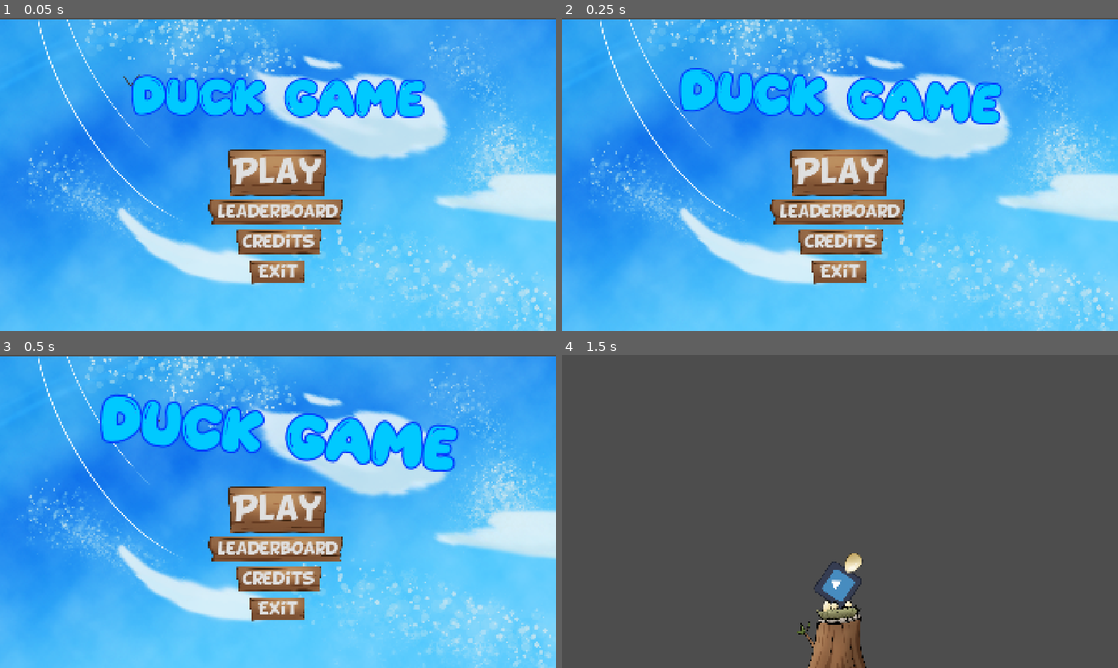
Above: before the commit, frames 1-4 (two rows, left to right).
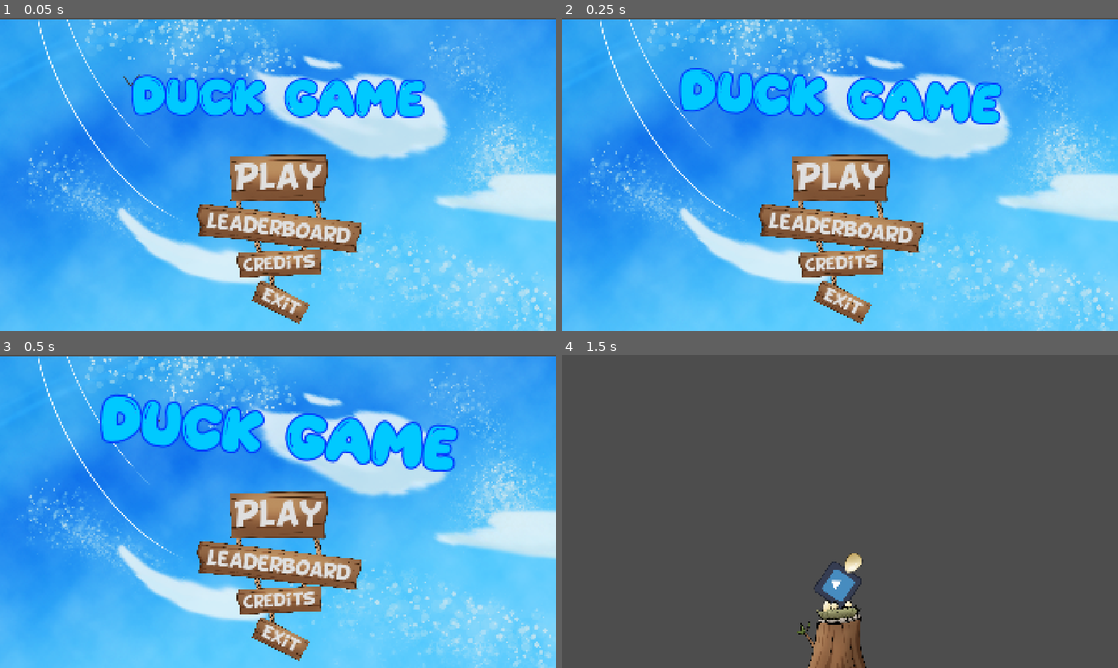
Above: after the commit, the same moments.

Repository: ms5051-hash/HacksComs26
Game: Godot game, scene res://Scenes/mainScene.tscn
The game is run twice, just before and just after one commit, with the same random seed, the same clock (stepped at 60 frames per second) and the same inputs. The engine's default icon, where the game draws it, is replaced by a stand-in: a white triangle on a blue panel in a dark square.
Inputs (mouse positions are in pixels of both pictures, inside the frame that each line leads up to):
- Up to frame 1 (0.05 s): no input
- Up to frame 2 (0.25 s): no input
- Up to frame 3 (0.5 s): no input
- Up to frame 4 (1.5 s): click "Play" at 0.5 s; tap Enter at 1.25 s; move the mouse to (962, 495) at 1.27 s; click (962, 495) at 1.35 s

The runs differ from the first frame. In frame 1, 7.5% of the frame differs, in the area x 35-65%, y 42-98%; in frame 2, 7.5%; in frame 3, 7.5%; in frame 4, nothing differs.

Commit message:
added strings

Diff:
--- a/duck-game-2026/Scenes/mainScene.tscn
+++ b/duck-game-2026/Scenes/mainScene.tscn
@@ -5,6 +5,7 @@
 [ext_resource type="Script" uid="uid://bmkkx75icxgef" path="res://Scripts/FancyButton.gd" id="2_ly6xb"]
 [ext_resource type="FontFile" uid="uid://dcqadqtoqq4qe" path="res://Fonts/BD_Cartoon_Shout.ttf" id="3_m8nr8"]
 [ext_resource type="Texture2D" uid="uid://c0y34dc0xby81" path="res://Assets/BasicWoodButton.png" id="4_47rga"]
+[ext_resource type="Texture2D" uid="uid://hcx8hli4a2y7" path="res://Assets/Rope.png" id="6_w1dup"]
 [ext_resource type="Texture2D" uid="uid://cmverp0qpdpg5" path="res://icon.svg" id="6_yyxd1"]
 [ext_resource type="Texture2D" uid="uid://xq0ia4bw4q7f" path="res://Assets/Sky.png" id="7_0vbqt"]
 
@@ -88,10 +89,10 @@
 anchor_top = 0.5
 anchor_right = 0.5
 anchor_bottom = 0.5
-offset_left = -179.0
-offset_top = -95.5
-offset_right = 179.0
-offset_bottom = 87.5
+offset_left = -176.0
+offset_top = -76.0
+offset_right = 182.0
+offset_bottom = 107.0
 grow_horizontal = 2
 grow_vertical = 2
 pivot_offset = Vector2(179, 91.5)
@@ -115,15 +116,16 @@
 anchor_top = 0.5
 anchor_right = 0.5
 anchor_bottom = 0.5
-offset_left = -212.0
-offset_top = 92.0
-offset_right = 212.0
-offset_bottom = 169.0
-grow_horizontal = 2
-grow_vertical = 2
+offset_left = -207.99994
+offset_top = 148.0
+offset_right = 216.0
+offset_bottom = 225.0
+grow_horizontal = 2
+grow_vertical = 2
+rotation = 0.11492171
 pivot_offset = Vector2(212, 39)
 theme_override_fonts/font = ExtResource("3_m8nr8")
-theme_override_font_sizes/font_size = 50
+theme_override_font_sizes/font_size = 60
 theme_override_styles/normal = SubResource("StyleBoxEmpty_mhr8t")
 theme_override_styles/pressed = SubResource("StyleBoxEmpty_l0d1b")
 theme_override_styles/hover = SubResource("StyleBoxEmpty_0bgj2")
@@ -136,9 +138,9 @@
 
 [node name="BasicWoodButton" type="Sprite2D" parent="CanvasLayer/Control/Panel/LeaderBoardButton" unique_id=782906894]
 z_index = -1
-position = Vector2(202.79681, 38.17995)
+position = Vector2(245.39372, 36.15196)
 rotation = 3.1415927
-scale = Vector2(0.47759366, -0.19471972)
+scale = Vector2(0.58642685, -0.23571303)
 texture = ExtResource("4_47rga")
 
 [node name="CreditsButton" type="Button" parent="CanvasLayer/Control/Panel" unique_id=394703208]
@@ -148,12 +150,13 @@
 anchor_top = 0.5
 anchor_right = 0.5
 anchor_bottom = 0.5
-offset_left = -127.5
-offset_top = 196.0
-offset_right = 130.5
-offset_bottom = 273.0
-grow_horizontal = 2
-grow_vertical = 2
+offset_left = -123.5
+offset_top = 271.5
+offset_right = 134.5
+offset_bottom = 348.5
+grow_horizontal = 2
+grow_vertical = 2
+rotation = -0.05095058
 pivot_offset = Vector2(127.5, 39)
 theme_override_fonts/font = ExtResource("3_m8nr8")
 theme_override_font_sizes/font_size = 50
@@ -179,12 +182,13 @@
 anchor_top = 0.5
 anchor_right = 0.5
 anchor_bottom = 0.5
-offset_left = -72.5
-offset_top = 300.0
-offset_right = 72.5
-offset_bottom = 377.0
-grow_horizontal = 2
-grow_vertical = 2
+offset_left = -63.99994
+offset_top = 404.00006
+offset_right = 81.0
+offset_bottom = 481.00006
+grow_horizontal = 2
+grow_vertical = 2
+rotation = 0.45993412
 pivot_offset = Vector2(72.5, 39)
 theme_override_fonts/font = ExtResource("3_m8nr8")
 theme_override_font_sizes/font_size = 50
@@ -202,6 +206,39 @@
 rotation = -3.1415925
 scale = Vector2(0.19654372, -0.17161952)
 texture = ExtResource("4_47rga")
+
+[node name="Rope" type="Sprite2D" parent="CanvasLayer/Control/Panel" unique_id=888072439]
+z_index = -2
+position = Vector2(824, 663.5)
+scale = Vector2(0.5, 0.80999935)
+texture = ExtResource("6_w1dup")
+
+[node name="Rope2" type="Sprite2D" parent="CanvasLayer/Control/Panel" unique_id=1337175937]
+z_index = -2
+position = Vector2(1096, 664)
+rotation = -0.1953874
+scale = Vector2(0.5, 0.80999935)
+texture = ExtResource("6_w1dup")
+
+[node name="Rope3" type="Sprite2D" parent="CanvasLayer/Control/Panel" unique_id=1018288992]
+z_index = -2
+position = Vector2(888, 784)
+rotation = -0.16158192
+scale = Vector2(0.5, 0.80999935)
+texture = ExtResource("6_w1dup")
+
+[node name="Rope4" type="Sprite2D" parent="CanvasLayer/Control/Panel" unique_id=664813082]
+z_index = -2
+position = Vector2(1048, 776)
+rotation = -0.01208266
+scale = Vector2(0.5, 0.80999935)
+texture = ExtResource("6_w1dup")
+
+[node name="Rope5" type="Sprite2D" parent="CanvasLayer/Control/Panel" unique_id=430430914]
+z_index = -2
+position = Vector2(936, 904.00006)
+scale = Vector2(0.5, 0.80999935)
+texture = ExtResource("6_w1dup")
 
 [node name="LeaderboardPanel" type="Panel" parent="CanvasLayer/Control" unique_id=632507314]
 layout_mode = 1
Binary file added: duck-game-2026/Assets/Rope.png
Not shown, added: duck-game-2026/Assets/Rope.png.import
